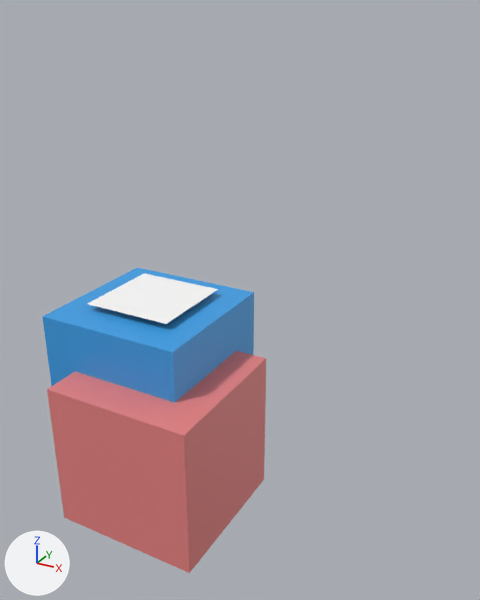
A saved change to the glTF model public/ruangan.glb.
One viewpoint serves both versions: a camera (50 mm lens) standing at (5.17, -7.16, 5.78) and looking at (0.63, 1.11, 1.65). Arrows for +X, +Y and +Z are at lower left; the lights stay in place. Where no turn or scale is listed for an object, it has been applied to the vertices. Vertices at the same position are counted once.

Names of what the first picture shows: 'blue', 'plane', 'red'.
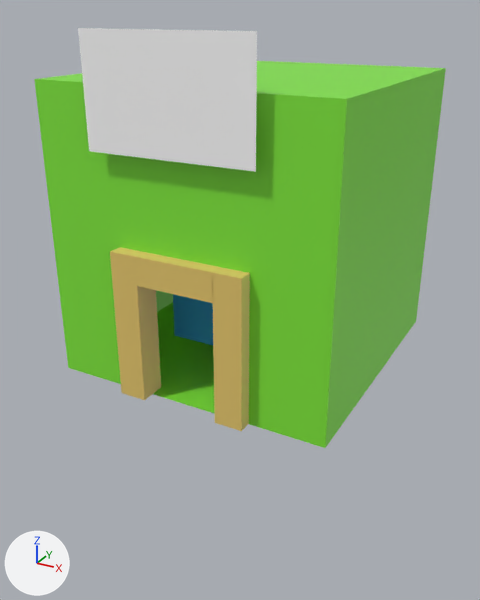
Location of each change, (x1, y1, x2, y2) in pixels of the pictures (480 x 600 px):
```json
{"object": "mask", "change": "added", "after": [34, 61, 446, 448], "on screen": "green"}
{"object": "red", "change": "deleted", "before": [47, 351, 266, 573], "on screen": "pink"}
{"object": "plane", "change": "reshaped, moved, rescaled", "before": [88, 273, 218, 324], "after": [78, 28, 257, 172], "on screen": "37% wider, 179% taller"}
{"object": "blue", "change": "moved, rescaled", "before": [42, 268, 254, 402], "after": [173, 294, 213, 345]}
{"object": "pintu", "change": "added", "after": [110, 247, 250, 431], "on screen": "yellow"}
```

The change, as JSON lines over the scene's bpy script:
```json
{"op": "set", "path": "mat_material_2.base_color", "old": "(0.8, 0.226, 0.221)", "new": "(0.215, 0.801, 0.0413)", "note": "pink #e78381 -> green #80e739"}
{"op": "add", "block": "mat_material_002", "code": ["mat_material_002 = principled_material('Material.002')", "mat_material_002.base_color = (0.8, 0.583, 0.155)  # yellow #e7c96e"]}
{"block": "me_plane", "where": "me_plane.from_pydata(...)  # 4 vertices, 2 faces; spans x -1.0..1.0, y -1.0..1.0, z 0.0"}
{"block": "me_plane", "where": "# used by ob_plane; location = (0.26, -0.58, 2.27); scale = (0.62, 0.62, 0.62)"}
{"block": "me_plane", "change": "me_plane part 1"}
{"op": "set", "path": "me_plane.vertices[0].co", "old": "(-1.0, -1.0, 0.0)", "new": "(-0.67, -0.08, 4.31)", "note": "pixel (86, 303) -> pixel (78, 28)"}
{"op": "set", "path": "me_plane.vertices[1].co", "old": "(1.0, -1.0, 0.0)", "new": "(1.33, -0.08, 4.31)", "note": "pixel (166, 324) -> pixel (257, 31)"}
{"op": "set", "path": "me_plane.vertices[2].co", "old": "(-1.0, 1.0, 0.0)", "new": "(-0.67, -0.08, 3.09)", "note": "pixel (144, 273) -> pixel (89, 151)"}
{"op": "set", "path": "me_plane.vertices[3].co", "old": "(1.0, 1.0, 0.0)", "new": "(1.33, -0.08, 3.09)", "note": "pixel (218, 289) -> pixel (255, 171)"}
{"op": "add", "block": "me_cube", "code": ["me_cube = bpy.data.meshes.new('Cube')", "me_cube.from_pydata(...)  # a box spanning x -0.22..0.22, y -0.22..0.22, z -1.48..0.89; a box spanning x -1.93..-1.48, y -0.22..0.22, z -1.48..0.89; a box spanning x -1.49..-0.21, y -0.22..0.22, z 0.44..0.89", "me_cube.materials.append(mat_material_002)  # yellow #e7c96e"]}
{"op": "add", "block": "me_cube_002_1", "code": ["me_cube_002_1 = bpy.data.meshes.new('Cube.002')", "me_cube_002_1.from_pydata(...)  # 24 vertices, 42 faces; spans x -2.33..2.33, y -2.33..2.33, z -2.33..2.33", "me_cube_002_1.materials.append(mat_material_2)  # green #80e739"]}
{"op": "set", "path": "ob_plane.location", "old": "(0.26, -0.58, 2.27)", "new": "(-0.21, 0.0, 0.0)"}
{"op": "set", "path": "ob_plane.scale", "old": "(0.62, 0.62, 0.62)", "new": "(1.29, 1.29, 1.29)"}
{"op": "set", "path": "ob_blue.location", "old": "(-0.0168, -0.0511, -1.77)", "new": "(0.264, 1.826, 1.179)"}
{"op": "set", "path": "ob_blue.scale", "old": "(1.61, 1.61, 1.61)", "new": "(0.745, 0.745, 0.745)"}
{"op": "remove", "block": "ob_red", "code": ["ob_red = bpy.data.objects.new('red', me_cube_002)", "ob_red.location = (0.7, -1.12, 0.5)"]}
{"op": "add", "block": "ob_pintu", "code": ["ob_pintu = bpy.data.objects.new('pintu', me_cube)", "ob_pintu.location = (1.11, 0.09, 1.69)"]}
{"op": "add", "block": "ob_mask", "code": ["ob_mask = bpy.data.objects.new('mask', me_cube_002_1)", "ob_mask.location = (0.2, 2.42, 2.53)"]}
```
